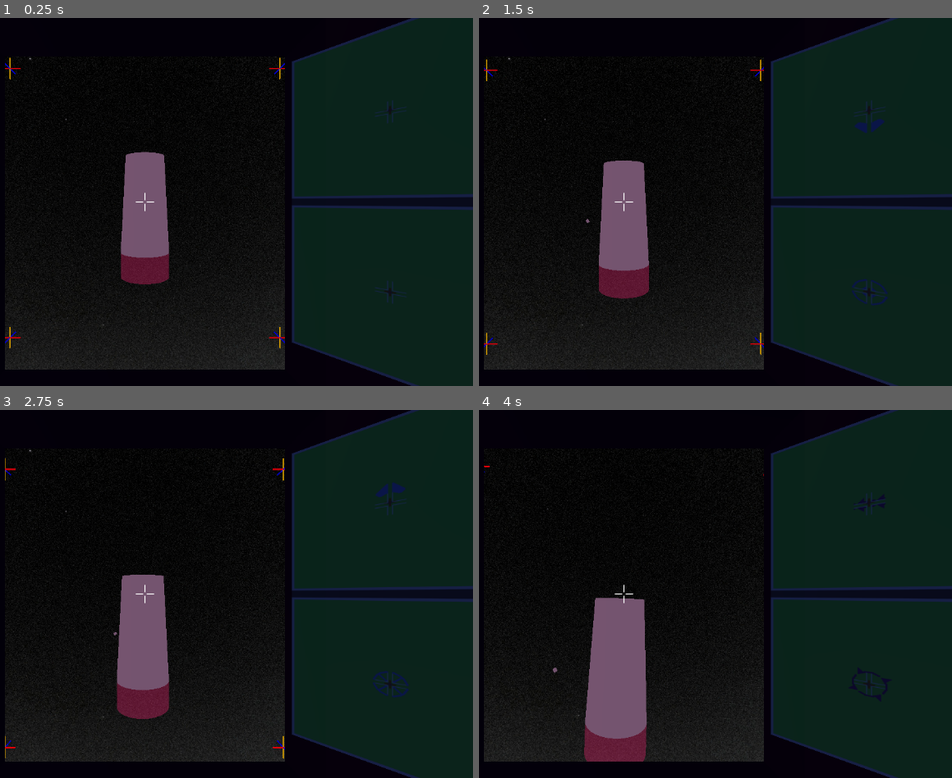
Above: before the commit, frames 1-4 (two rows, left to right).
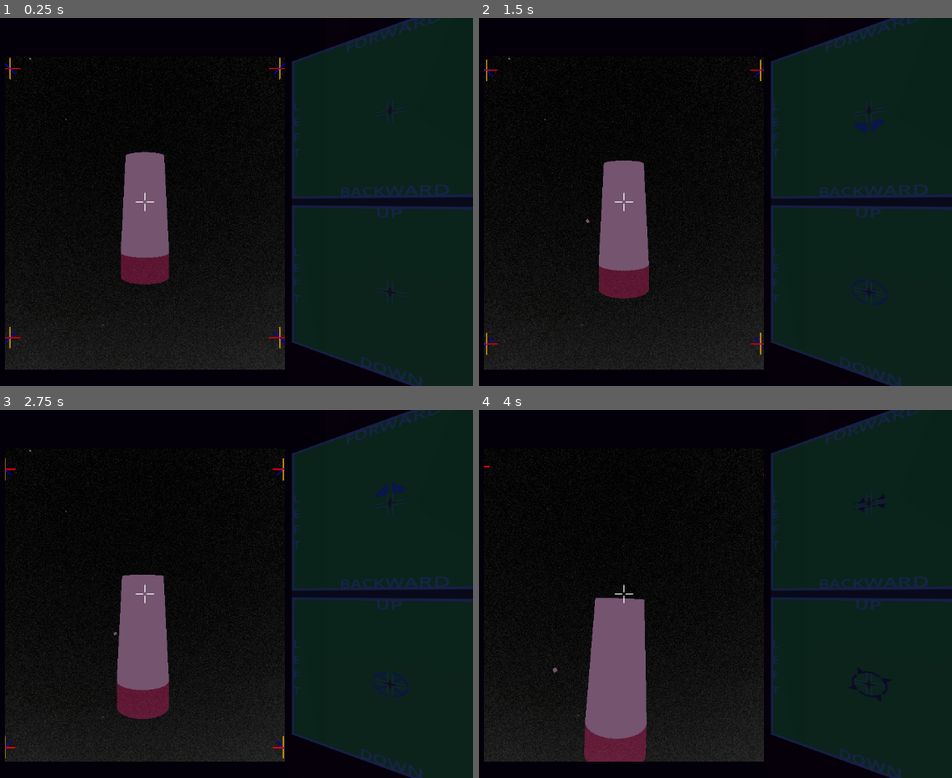
Above: after the commit, the same moments.

Repository: Wake1st/SpaceFlyer
Game: Godot game, scene res://level/space.tscn
The game is run twice, just before and just after one commit, with the same random seed, the same clock (stepped at 60 frames per second) and the same inputs.
Inputs:
- Up to frame 1 (0.25 s): no input
- Up to frame 2 (1.5 s): tap Enter at 0.5 s; hold W (forward) 0.53-1.28 s; hold Keypad 8 (a-pitch) 0.53-1.28 s; hold S (backward) from 1.28 s (still down); tap Keypad 6 (a-roll) at 1.35 s
- Up to frame 3 (2.75 s): tap R (reset_level) at 2 s; release S (backward) at 2.03 s; hold W (forward) from 2.03 s (still down); hold D (a_yaw) from 2.03 s (still down)
- Up to frame 4 (4 s): release D (a_yaw) at 2.78 s; tap F (action) at 2.85 s; release W (forward) at 3.53 s; hold Keypad 4 (left) from 3.53 s (still down); tap Shift (control_mode_swap) at 3.6 s

The runs differ from the first frame. In frame 1, 0.6% of the frame differs, in the area x 62-95%, y 0-100%; in frame 2, 0.6%; in frame 3, 0.6%; in frame 4, 0.6%.

Commit message:
Init/radar labeling (#14)
* kind of working, but kind of not

* actually working, but kind of shit

Diff:
--- a/hardware/radar_panel/radar_panel.gd
+++ b/hardware/radar_panel/radar_panel.gd
@@ -36,6 +36,8 @@
 
 
 func _ready():
+	$EditorNode.visible = false
+
 	screen_to_device()
 	reference_capture()
 
--- a/hardware/radar_panel/radar_panel.tscn
+++ b/hardware/radar_panel/radar_panel.tscn
@@ -29,6 +29,8 @@
 
 [node name="Screen" type="SubViewport" parent="."]
 unique_name_in_owner = true
+handle_input_locally = false
+render_target_update_mode = 4
 
 [node name="Active" type="Node2D" parent="Screen"]
 
@@ -43,6 +45,80 @@
 position = Vector2(125, 125)
 texture = ExtResource("3_bj0be")
 
+[node name="XZLabels" type="Node2D" parent="Screen/Active"]
+z_index = 10
+position = Vector2(125, 125)
+
+[node name="PosZ" type="RichTextLabel" parent="Screen/Active/XZLabels"]
+anchors_preset = 7
+anchor_left = 0.5
+anchor_top = 1.0
+anchor_right = 0.5
+anchor_bottom = 1.0
+offset_left = -50.0
+offset_top = -130.0
+offset_right = 50.0
+offset_bottom = -46.0
+grow_horizontal = 2
+grow_vertical = 0
+size_flags_horizontal = 4
+size_flags_vertical = 4
+theme_override_colors/default_color = Color(1, 1, 1, 1)
+theme_override_font_sizes/normal_font_size = 20
+text = "FORWARD"
+fit_content = true
+
+[node name="NegZ" type="RichTextLabel" parent="Screen/Active/XZLabels"]
+anchors_preset = 5
+anchor_left = 0.5
+anchor_right = 0.5
+offset_left = -57.5
+offset_top = 100.0
+offset_right = 57.5
+offset_bottom = 156.0
+grow_horizontal = 2
+size_flags_horizontal = 4
+size_flags_vertical = 4
+theme_override_colors/default_color = Color(1, 1, 1, 1)
+theme_override_font_sizes/normal_font_size = 20
+text = "BACKWARD"
+fit_content = true
+
+[node name="PosX" type="RichTextLabel" parent="Screen/Active/XZLabels"]
+anchors_preset = 4
+anchor_top = 0.5
+anchor_bottom = 0.5
+offset_left = 110.0
+offset_top = -70.0
+offset_right = 128.0
+offset_bottom = 70.0
+grow_vertical = 2
+size_flags_horizontal = 4
+size_flags_vertical = 4
+theme_override_colors/default_color = Color(1, 1, 1, 1)
+theme_override_font_sizes/normal_font_size = 20
+text = "RIGHT"
+fit_content = true
+
+[node name="NegX" type="RichTextLabel" parent="Screen/Active/XZLabels"]
+anchors_preset = 6
+anchor_left = 1.0
+anchor_top = 0.5
+anchor_right = 1.0
+anchor_bottom = 0.5
+offset_left = -123.0
+offset_top = -56.0
+offset_right = -105.0
+offset_bottom = 56.0
+grow_horizontal = 0
+grow_vertical = 2
+size_flags_horizontal = 4
+size_flags_vertical = 4
+theme_override_colors/default_color = Color(1, 1, 1, 1)
+theme_override_font_sizes/normal_font_size = 20
+text = "LEFT"
+fit_content = true
+
 [node name="XYScan" type="Panel" parent="Screen/Active"]
 anchors_preset = 2
 anchor_top = 1.0
@@ -58,6 +134,80 @@
 z_index = 100
 position = Vector2(125, 387)
 texture = ExtResource("3_bj0be")
+
+[node name="XYLabels" type="Node2D" parent="Screen/Active"]
+z_index = 10
+position = Vector2(125, 387)
+
+[node name="PosY" type="RichTextLabel" parent="Screen/Active/XYLabels"]
+anchors_preset = 7
+anchor_left = 0.5
+anchor_top = 1.0
+anchor_right = 0.5
+anchor_bottom = 1.0
+offset_left = -15.0
+offset_top = -130.0
+offset_right = 15.0
+offset_bottom = -46.0
+grow_horizontal = 2
+grow_vertical = 0
+size_flags_horizontal = 4
+size_flags_vertical = 4
+theme_override_colors/default_color = Color(1, 1, 1, 1)
+theme_override_font_sizes/normal_font_size = 20
+text = "UP"
+fit_content = true
+
+[node name="NegY" type="RichTextLabel" parent="Screen/Active/XYLabels"]
+anchors_preset = 5
+anchor_left = 0.5
+anchor_right = 0.5
+offset_left = -33.0
+offset_top = 100.0
+offset_right = 33.0
+offset_bottom = 156.0
+grow_horizontal = 2
+size_flags_horizontal = 4
+size_flags_vertical = 4
+theme_override_colors/default_color = Color(1, 1, 1, 1)
+theme_override_font_sizes/normal_font_size = 20
+text = "DOWN"
+fit_content = true
+
+[node name="PosX" type="RichTextLabel" parent="Screen/Active/XYLabels"]
+anchors_preset = 4
+anchor_top = 0.5
+anchor_bottom = 0.5
+offset_left = 110.0
+offset_top = -70.0
+offset_right = 128.0
+offset_bottom = 70.0
+grow_vertical = 2
+size_flags_horizontal = 4
+size_flags_vertical = 4
+theme_override_colors/default_color = Color(1, 1, 1, 1)
+theme_override_font_sizes/normal_font_size = 20
+text = "RIGHT"
+fit_content = true
+
+[node name="NegX" type="RichTextLabel" parent="Screen/Active/XYLabels"]
+anchors_preset = 6
+anchor_left = 1.0
+anchor_top = 0.5
+anchor_right = 1.0
+anchor_bottom = 0.5
+offset_left = -123.0
+offset_top = -56.0
+offset_right = -105.0
+offset_bottom = 56.0
+grow_horizontal = 0
+grow_vertical = 2
+size_flags_horizontal = 4
+size_flags_vertical = 4
+theme_override_colors/default_color = Color(1, 1, 1, 1)
+theme_override_font_sizes/normal_font_size = 20
+text = "LEFT"
+fit_content = true
 
 [node name="ZYScan" type="Panel" parent="Screen/Active"]
 anchors_preset = 3
@@ -78,6 +228,80 @@
 z_index = 100
 position = Vector2(387, 387)
 texture = ExtResource("3_bj0be")
+
+[node name="ZYLabels" type="Node2D" parent="Screen/Active"]
+z_index = 10
+position = Vector2(387, 387)
+
+[node name="PosY" type="RichTextLabel" parent="Screen/Active/ZYLabels"]
+anchors_preset = 7
+anchor_left = 0.5
+anchor_top = 1.0
+anchor_right = 0.5
+anchor_bottom = 1.0
+offset_left = -15.0
+offset_top = -130.0
+offset_right = 15.0
+offset_bottom = -46.0
+grow_horizontal = 2
+grow_vertical = 0
+size_flags_horizontal = 4
+size_flags_vertical = 4
+theme_override_colors/default_color = Color(1, 1, 1, 1)
+theme_override_font_sizes/normal_font_size = 20
+text = "UP"
+fit_content = true
+
+[node name="NegY" type="RichTextLabel" parent="Screen/Active/ZYLabels"]
+anchors_preset = 5
+anchor_left = 0.5
+anchor_right = 0.5
+offset_left = -33.0
+offset_top = 100.0
+offset_right = 33.0
+offset_bottom = 156.0
+grow_horizontal = 2
+size_flags_horizontal = 4
+size_flags_vertical = 4
+theme_override_colors/default_color = Color(1, 1, 1, 1)
+theme_override_font_sizes/normal_font_size = 20
+text = "DOWN"
+fit_content = true
+
+[node name="PosZ" type="RichTextLabel" parent="Screen/Active/ZYLabels"]
+anchors_preset = 4
+anchor_top = 0.5
+anchor_bottom = 0.5
+offset_left = 110.0
+offset_top = -70.0
+offset_right = 128.0
+offset_bottom = 70.0
+grow_vertical = 2
+size_flags_horizontal = 4
+size_flags_vertical = 4
+theme_override_colors/default_color = Color(1, 1, 1, 1)
+theme_override_font_sizes/normal_font_size = 20
+text = "FORWARD"
+fit_content = true
+
+[node name="NegZ" type="RichTextLabel" parent="Screen/Active/ZYLabels"]
+anchors_preset = 6
+anchor_left = 1.0
+anchor_top = 0.5
+anchor_right = 1.0
+anchor_bottom = 0.5
+offset_left = -123.0
+offset_top = -56.0
+offset_right = -105.0
+offset_bottom = 56.0
+grow_horizontal = 0
+grow_vertical = 2
+size_flags_horizontal = 4
+size_flags_vertical = 4
+theme_override_colors/default_color = Color(1, 1, 1, 1)
+theme_override_font_sizes/normal_font_size = 20
+text = "BACKWARD"
+fit_content = true
 
 [node name="References" type="Control" parent="Screen"]
 visible = false
@@ -150,3 +374,18 @@
 flip_h = true
 
 [node name="CanvasLayer" type="CanvasLayer" parent="Screen"]
+
+[node name="EditorNode" type="Control" parent="."]
+visible = false
+layout_mode = 3
+anchors_preset = 0
+offset_right = 40.0
+offset_bottom = 40.0
+
+[node name="SubViewportContainer" type="SubViewportContainer" parent="EditorNode"]
+layout_mode = 1
+anchors_preset = -1
+anchor_right = 12.8
+anchor_bottom = 13.084
+offset_right = -472.0
+offset_bottom = -483.36
